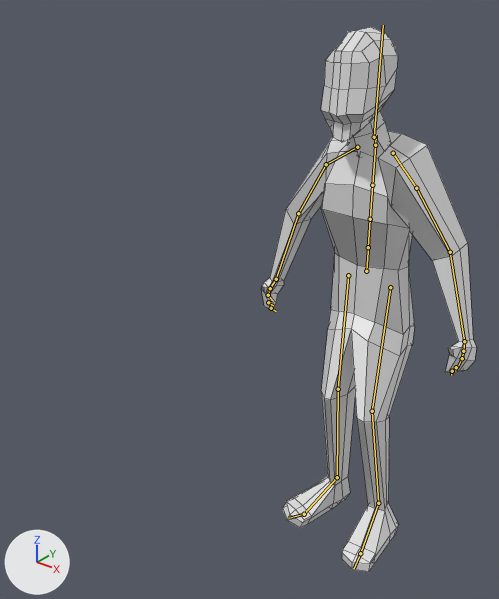
The FBX model Assets/Models/the-thin-man-lowpoly/TheThinMan_bed.fbx: old version first, new version second.
Both versions are drawn from a camera (50 mm lens) standing at (0.0199, -0.0372, 0.0209) and looking at (-0.0052, -0.0058, 0.0015). Every picture has the same lights, and +X, +Y and +Z are marked at lower left. The first picture is the older version. Both versions are drawn at frame 41 of the action 'Scene'; the numbers are the values there. The bones that change, and the others that lie on the model, are drawn over the model as lines. Mesh edges are drawn as thin lines.
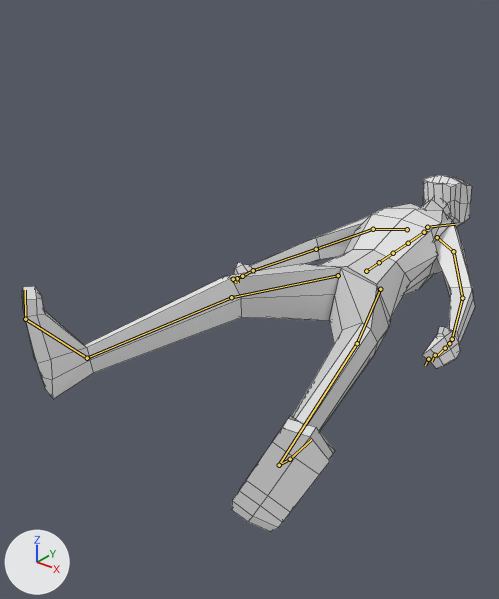
The edits, one by one:
Bone 'mixamorig:Hips' (bone_mixamorig_hips) turns from (0, 0, 0) to (-89, 0, 0) degrees about its own x, y and z.
Bone 'mixamorig:Head' (bone_mixamorig_head) turns from (-3, -5, 2) to (-14, -4, 3) degrees about its own x, y and z.
Bone 'mixamorig:LeftShoulder' (bone_mixamorig_leftshoulder) turns from (31, 4, 6) to (24, 4, 1) degrees about its own x, y and z.
Bone 'mixamorig:LeftForeArm' (bone_mixamorig_leftforearm) turns from (1, -18, 25) to (15, -14, 18) degrees about its own x, y and z.
Bone 'mixamorig:LeftHand' (bone_mixamorig_lefthand) turns from (5, 16, 11) to (10, 26, -8) degrees about its own x, y and z.
Bone 'mixamorig:RightShoulder' (bone_mixamorig_rightshoulder) turns from (19, -2, -5) to (19, 0, 1) degrees about its own x, y and z.
Bone 'mixamorig:RightArm' (bone_mixamorig_rightarm) turns from (35, 13, 20) to (30, 12, 20) degrees about its own x, y and z.
Bone 'mixamorig:RightForeArm' (bone_mixamorig_rightforearm) turns from (20, -8, -8) to (25, -9, -7) degrees about its own x, y and z.
Bone 'mixamorig:RightHand' (bone_mixamorig_righthand) turns from (-7, 2, 4) to (-7, 29, 26) degrees about its own x, y and z.
Bone 'mixamorig:LeftUpLeg' (bone_mixamorig_leftupleg) turns from (2, -1, -10) to (-8, -26, 10) degrees about its own x, y and z.
Bone 'mixamorig:LeftLeg' (bone_mixamorig_leftleg) turns from (-3, -5, 6) to (4, 1, 5) degrees about its own x, y and z.
Bone 'mixamorig:RightUpLeg' (bone_mixamorig_rightupleg) turns from (-6, 10, 15) to (-6, 7, -2) degrees about its own x, y and z.

Where the change shows, as pixel boxes [x1, y1, x2, y2] in the pictures (499 x 599 px):
'Cube', posed (110% wider, 34% shorter): before [261, 27, 476, 572]; after [22, 175, 475, 532]
bone 'mixamorig:Hips', root to tip: before (366, 271) to (368, 245); after (366, 271) to (380, 262)
bone 'mixamorig:Head', root to tip: before (374, 137) to (383, 25); after (427, 227) to (455, 224)
bone 'mixamorig:LeftShoulder', root to tip: before (393, 153) to (416, 188); after (437, 237) to (453, 251)
bone 'mixamorig:LeftForeArm', root to tip: before (450, 252) to (464, 341); after (462, 298) to (452, 339)
bone 'mixamorig:LeftHand', root to tip: before (464, 341) to (463, 351); after (452, 339) to (449, 343)
bone 'mixamorig:RightShoulder', root to tip: before (357, 147) to (326, 164); after (407, 229) to (373, 229)
bone 'mixamorig:RightArm', root to tip: before (326, 164) to (298, 213); after (373, 229) to (316, 249)
bone 'mixamorig:RightForeArm', root to tip: before (298, 213) to (276, 279); after (316, 249) to (253, 270)
bone 'mixamorig:RightHand', root to tip: before (276, 279) to (270, 288); after (253, 270) to (242, 276)
bone 'mixamorig:LeftUpLeg', root to tip: before (390, 287) to (372, 411); after (380, 289) to (357, 343)
bone 'mixamorig:LeftLeg', root to tip: before (372, 411) to (378, 503); after (357, 343) to (279, 465)
bone 'mixamorig:RightUpLeg', root to tip: before (348, 275) to (338, 389); after (338, 275) to (231, 297)
